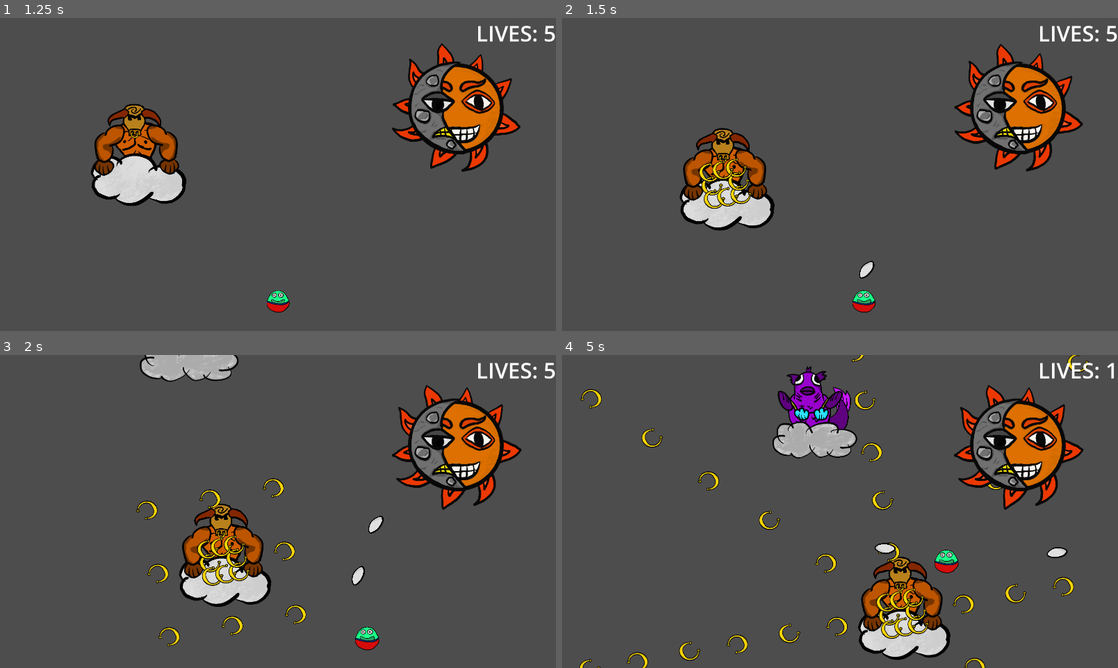
Above: before the commit, frames 1-4 (two rows, left to right).
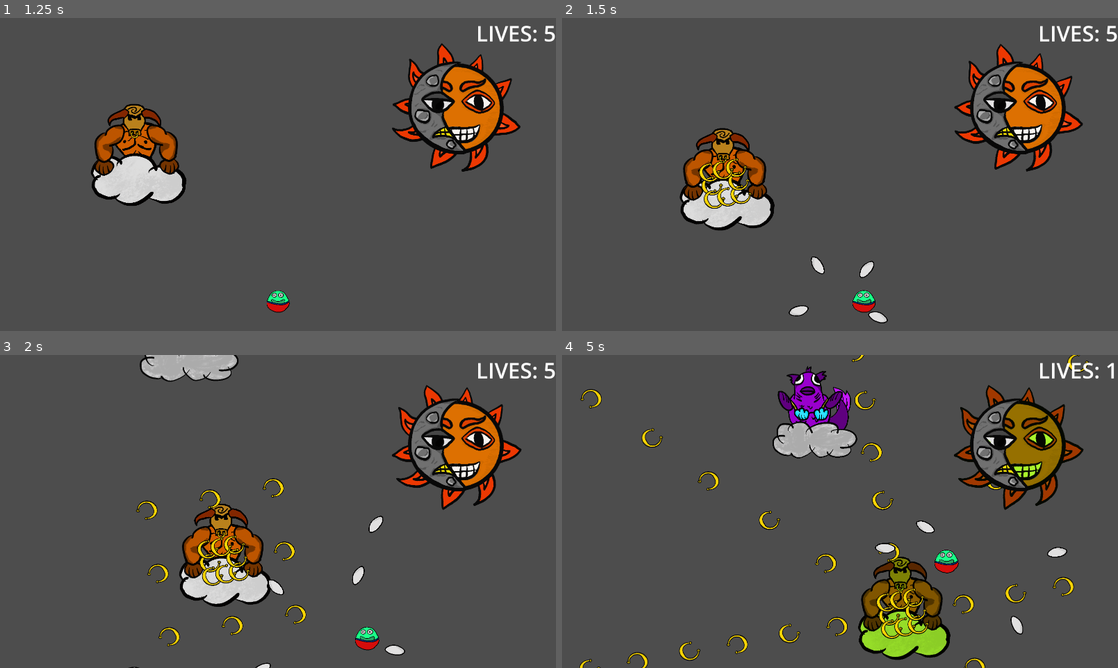
Above: after the commit, the same moments.

Repository: kaito002/bullet-hell-5
Game: Godot game, scene res://scenes/ui/main_menu.tscn
The game is run twice, just before and just after one commit, with the same random seed, the same clock (stepped at 60 frames per second) and the same inputs.
Inputs (mouse positions are in pixels of both pictures, inside the frame that each line leads up to):
- Up to frame 1 (1.25 s): click "Start Game" at 0.5 s
- Up to frame 2 (1.5 s): move the mouse to (962, 158) at 1.27 s; press the mouse at (962, 158) at 1.28 s; hold D (right) from 1.28 s (still down)
- Up to frame 3 (2 s): keep holding D (right)
- Up to frame 4 (5 s): move the mouse to (728, 527) at 2.02 s; release D (right) at 2.03 s; release the mouse at (728, 527) at 2.03 s; hold S (down) 2.03-2.78 s; click (728, 527) at 2.1 s; move the mouse to (895, 442) at 2.77 s; press the mouse at (895, 442) at 2.78 s; hold D (right) 2.78-3.53 s; move the mouse to (812, 574) at 3.52 s; release the mouse at (812, 574) at 3.53 s; hold W (up) 3.53-4.28 s; click (812, 574) at 3.6 s; move the mouse to (1006, 558) at 4.27 s; press the mouse at (1006, 558) at 4.28 s; hold A (left) from 4.28 s (still down)

Frame 1 is identical in both runs. In frame 2, 0.3% of the frame differs, in the area x 40-59%, y 76-98%; in frame 3, 0.3%; in frame 4, 4.9%, in the area x 53-94%, y 10-97%.

Commit message:
unlinked bullets in star pattern

Diff:
--- a/scenes/levels/main.tscn
+++ b/scenes/levels/main.tscn
@@ -32,6 +32,7 @@
 bullet_pattern = NodePath("StarPattern")
 
 [node name="StarPattern" parent="player/weapon" instance=ExtResource("5_y2d08")]
+are_bullets_linked = false
 
 [node name="dead_zone" type="Area2D" parent="."]
 collision_layer = 32768
